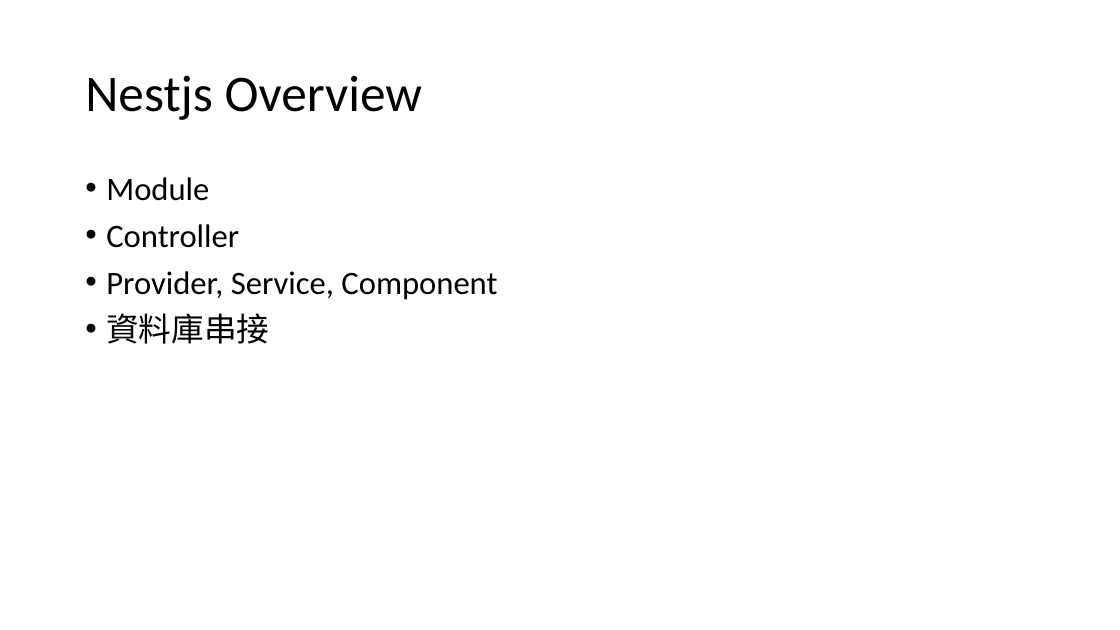
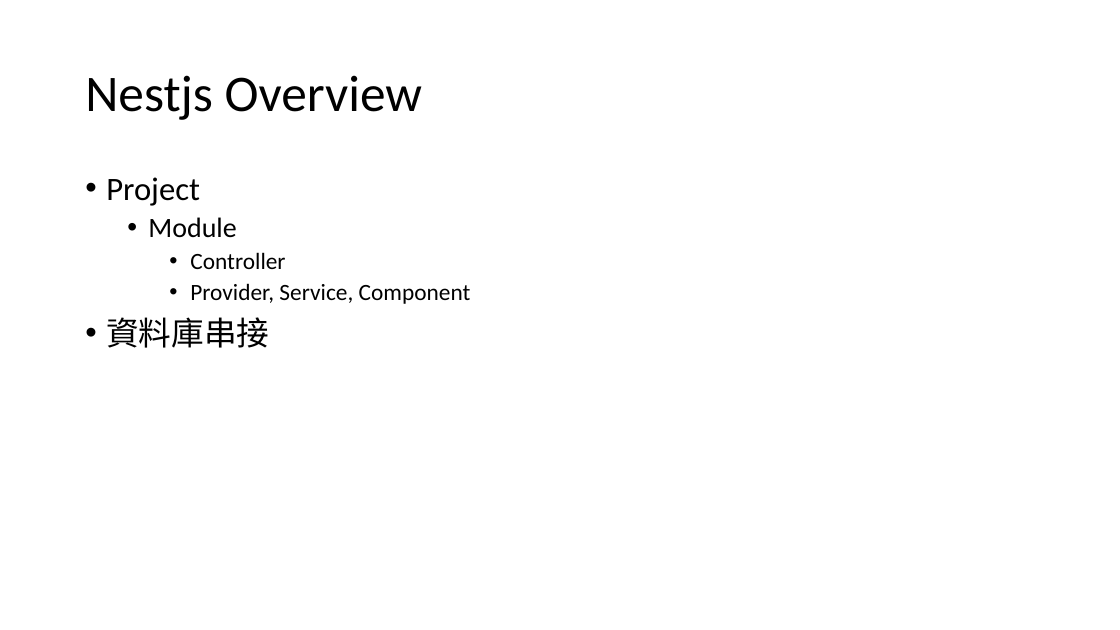
Before and after one commit to RichardHwang886/lession3, a slide deck: slide 11 of webapi後端開發.pptx (slide 9 before the commit). Drawn at 1120x630 pixels with LibreOffice and Linux fonts; fonts in the diff are those of the drawing. Boxes give left, top, right and bottom in pixels: in the first picture for what was removed or moved away, otherwise in the second. Text is boxed around its words. In the diff, an @@ line names an element or a change of style, - is before the commit and + after.

```diff
--- a/webapi後端開發.pptx
+++ b/webapi後端開發.pptx
@@ text at bbox=[106, 177, 200, 206]: paragraph added @@
+• Project
@@ text at bbox=[148, 217, 471, 304]: size 28 to 24 pt in "Module"; size 28 to 20 pt in "Controller", "Provider, Service, Component"; list level 1 to 2 in "Module"; list level 1 to 3 in "Controller"; list level 1 to 3 in "Provider, Service, Component" @@
```
Also in this commit, not shown: 2 other slides changed, 2 slides added, 19 other files.
